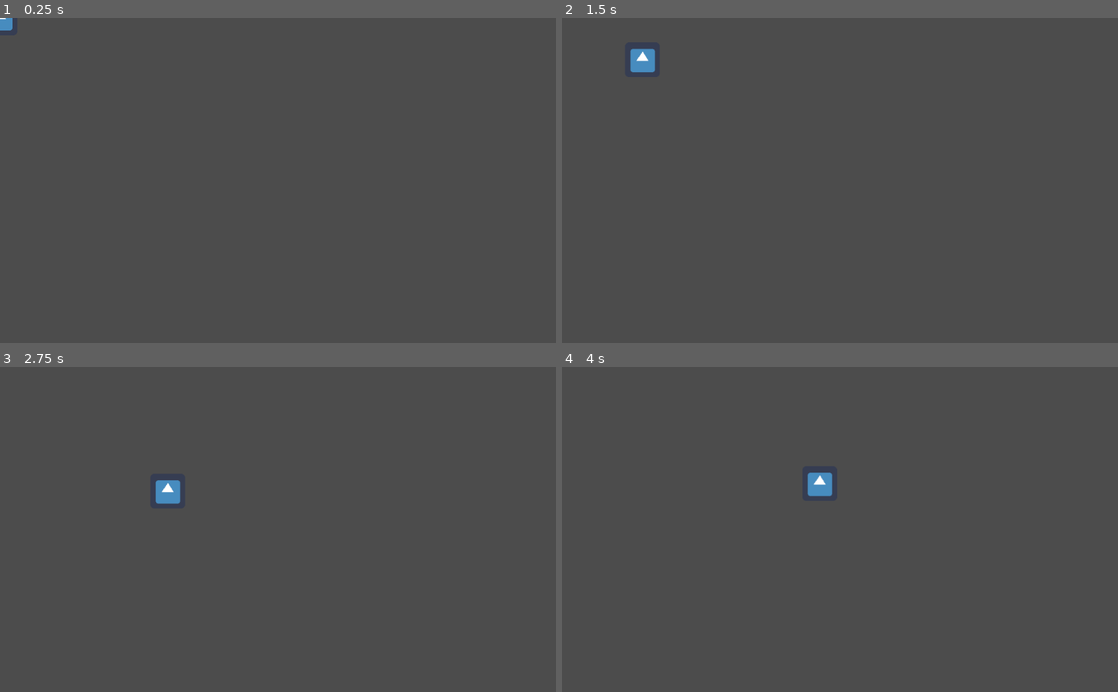
Above: before the commit, frames 1-4 (two rows, left to right).
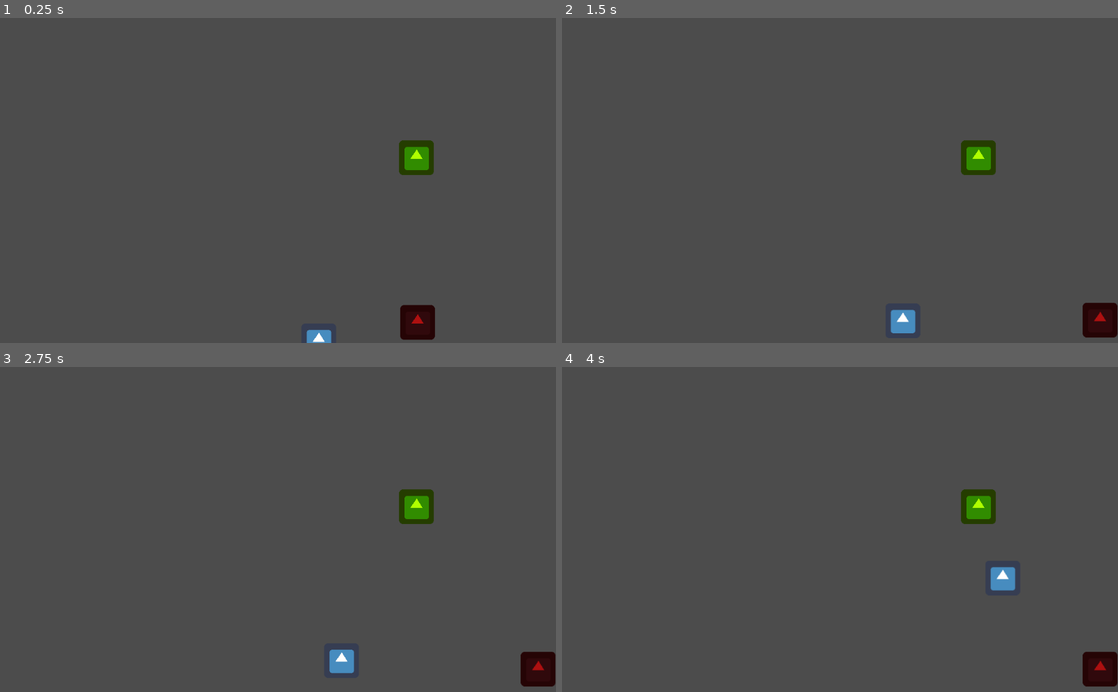
Above: after the commit, the same moments.

Repository: KoryB/ludum-dare-52
Game: Godot game, scene res://level/test_level.tscn
Same seed, same stepped clock (60 frames per second), same inputs: the game is played once before the commit and once after it. The engine's default icon, where the game draws it, is replaced by a stand-in: a white triangle on a blue panel in a dark square.
Inputs (mouse positions are in pixels of both pictures, inside the frame that each line leads up to):
- Up to frame 1 (0.25 s): no input
- Up to frame 2 (1.5 s): tap Enter at 0.5 s; move the mouse to (962, 164) at 0.52 s; hold D (player_right) 0.53-1.28 s; click (962, 164) at 0.6 s; move the mouse to (728, 196) at 1.27 s; hold S (player_down) from 1.28 s (still down); tap Space (player_dash) at 1.35 s
- Up to frame 3 (2.75 s): move the mouse to (333, 458) at 2.02 s; release S (player_down) at 2.03 s; hold D (player_right) from 2.03 s (still down); hold Right mouse button (player_shield) from 2.03 s (still down)
- Up to frame 4 (4 s): move the mouse to (812, 594) at 2.77 s; release D (player_right) at 2.78 s; release Right mouse button (player_shield) at 2.78 s; hold W (player_up) 2.78-3.53 s; click (812, 594) at 2.85 s; move the mouse to (1006, 578) at 3.52 s; hold A (player_left) from 3.53 s (still down); tap Space (player_dash) at 3.6 s

The runs differ from the first frame. In frame 1, 1.6% of the frame differs, in the area x 0-79%, y 0-100%; in frame 2, 2.0%; in frame 3, 2.0%; in frame 4, 2.0%, in the area x 44-100%, y 32-99%.

Commit message:
Added simple arena functionality

Diff:
--- a/character/base_character/base_character.tscn
+++ b/character/base_character/base_character.tscn
@@ -3,7 +3,9 @@
 [ext_resource path="res://icon.png" type="Texture" id=1]
 [ext_resource path="res://character/base_character/character.gd" type="Script" id=2]
 
-[node name="BaseCharacter" type="KinematicBody2D"]
+[node name="BaseCharacter" type="KinematicBody2D" groups=["Character"]]
+collision_layer = 0
+collision_mask = 3
 script = ExtResource( 2 )
 
 [node name="CollisionShape2D" type="CollisionShape2D" parent="."]
--- a/character/base_character/character.gd
+++ b/character/base_character/character.gd
@@ -3,6 +3,8 @@
 export var inv_mass := 0.1
 export var linear_dampening := 0.85
 export var acceleration_factor := 0.7
+
+var is_dead = false
 
 var forces := Vector2(0, 0)
 var base_velocity := Vector2(0, 0)
@@ -17,6 +19,12 @@
 
 # Called every frame. 'delta' is the elapsed time since the previous frame.
 func _physics_process(delta: float):
+    do_physics_process(delta)
+    if is_dead:
+        on_die()
+
+
+func do_physics_process(delta: float):
     update_physics(delta)
 
 
@@ -48,3 +56,11 @@
 
 func apply_impulse(impulse: Vector2):
     force_velocity += impulse * inv_mass
+
+
+func kill():
+    is_dead = true
+
+
+func on_die():
+    pass
--- /dev/null
+++ b/character/bug/bug.gd
@@ -0,0 +1,6 @@
+class_name Bug extends Character
+
+
+
+func on_die():
+    queue_free()
--- /dev/null
+++ b/character/bug/bug.tscn
@@ -0,0 +1,14 @@
+[gd_scene load_steps=4 format=2]
+
+[ext_resource path="res://character/base_character/base_character.tscn" type="PackedScene" id=1]
+[ext_resource path="res://character/bug/bug.gd" type="Script" id=2]
+
+[sub_resource type="RectangleShape2D" id=1]
+extents = Vector2( 32, 32 )
+
+[node name="Bug" instance=ExtResource( 1 )]
+collision_layer = 2
+script = ExtResource( 2 )
+
+[node name="CollisionShape2D" parent="." index="0"]
+shape = SubResource( 1 )
--- a/character/player/dashing_state.gd
+++ b/character/player/dashing_state.gd
@@ -9,7 +9,13 @@
 
 func on_enter(target):
     target.dash_timer = 0.0
+    target.set_scythe_impulse_multiplier(2.0)
+     # TODO: Do we want to dash based on target current base_velocity?
     target.target_velocity = target.dash_speed * target.get_local_mouse_position().normalized()
+
+
+func on_leave(target):
+    target.set_scythe_impulse_multiplier(1.0)
 
 
 func pre_update(target, delta: float) -> State:
--- a/character/player/idle_state.gd
+++ b/character/player/idle_state.gd
@@ -6,7 +6,7 @@
     self.dashing_state = dashing_state
 
 
-func pre_update(target, delta: float) -> State:
+func pre_update(target, _delta: float) -> State:
     var dir := Vector2(0, 0)
 
     if target.is_left:
@@ -28,4 +28,10 @@
     else:
         target.target_velocity = target.move_speed * dir.normalized()
 
+    if target.is_attack and target.can_attack():
+        target.set_scythe_position( # TODO: We may want this on the `attack` function, unsure
+            target.scythe_distance *
+            target.get_local_mouse_position().normalized())
+        target.attack()
+
     return self
--- a/character/player/player.gd
+++ b/character/player/player.gd
@@ -6,6 +6,8 @@
 export var dash_time := 0.3
 
 onready var dash_speed := dash_distance / dash_time
+onready var scythe_distance: float = $ScythePosition.position.length()
+onready var initial_scythe_position = $ScythePosition.position
 
 enum State {
     Idle,
@@ -43,13 +45,17 @@
     state_machine.add_state(idle_state)
     state_machine.add_state(dashing_state)
 
-    state_machine.set_initial_state(idle_state)
+    state_machine.set_state(idle_state)
 
 
-func _physics_process(delta: float):
+# Recall, _physics_process gets call on this object twice.
+# Once for the definition in Character, once for here
+# So we just define `do_physics_process` to only call once
+func do_physics_process(delta: float):
     handle_input()
     state_machine.pre_update(self, delta)
     state_machine.update(self, delta)
+    update_physics(delta)
     state_machine.post_update(self, delta)
 
 
@@ -65,9 +71,20 @@
     is_shield = Input.is_action_pressed("player_shield")
 
 
-func do_update(delta: float):
-    update_physics(delta)
+func can_dash() -> bool:
+    return true
 
 
-func can_dash():
-    return true
+func set_scythe_impulse_multiplier(multiplier: float):
+    $ScythePosition/Scythe1.impulse_multiplier = multiplier
+
+
+func set_scythe_position(pos: Vector2):
+    $ScythePosition.position = pos
+    $ScythePosition.rotation = initial_scythe_position.angle_to(pos)
+
+func can_attack() -> bool:
+    return $ScythePosition/Scythe1.can_attack()
+
+func attack():
+    $ScythePosition/Scythe1.attack()
--- a/character/player/player.tscn
+++ b/character/player/player.tscn
@@ -1,19 +1,23 @@
-[gd_scene load_steps=4 format=2]
+[gd_scene load_steps=5 format=2]
 
 [ext_resource path="res://character/base_character/base_character.tscn" type="PackedScene" id=1]
 [ext_resource path="res://character/player/player.gd" type="Script" id=2]
+[ext_resource path="res://weapon/scythe/scythe.tscn" type="PackedScene" id=3]
 
 [sub_resource type="RectangleShape2D" id=1]
 extents = Vector2( 32, 32 )
 
 [node name="Player" instance=ExtResource( 1 )]
+collision_layer = 1
 script = ExtResource( 2 )
-inv_mass = null
-linear_dampening = null
-move_speed = null
-dash_speed = null
-dash_time = null
-acceleration_factor = null
+move_speed = 150.0
+dash_distance = 200.0
+dash_time = 0.3
 
 [node name="CollisionShape2D" parent="." index="0"]
 shape = SubResource( 1 )
+
+[node name="ScythePosition" type="Position2D" parent="." index="2"]
+position = Vector2( 0, -42 )
+
+[node name="Scythe1" parent="ScythePosition" index="0" instance=ExtResource( 3 )]
--- a/level/test_level.tscn
+++ b/level/test_level.tscn
@@ -1,13 +1,22 @@
-[gd_scene load_steps=2 format=2]
+[gd_scene load_steps=4 format=2]
 
 [ext_resource path="res://character/player/player.tscn" type="PackedScene" id=1]
+[ext_resource path="res://character/bug/bug.tscn" type="PackedScene" id=2]
+[ext_resource path="res://world/arena/arena.tscn" type="PackedScene" id=3]
 
 [node name="TestLevel" type="Node2D"]
 
+[node name="Arena" parent="." instance=ExtResource( 3 )]
+
 [node name="Player" parent="." instance=ExtResource( 1 )]
-inv_mass = 0.1
-linear_dampening = 0.85
-acceleration_factor = 0.7
-move_speed = 150.0
-dash_distance = 200.0
-dash_time = 0.3
+position = Vector2( 587, 596 )
+collision_layer = 1
+collision_mask = 1
+
+[node name="Bug" parent="." instance=ExtResource( 2 )]
+modulate = Color( 0.678431, 0.0627451, 0.0627451, 1 )
+position = Vector2( 769, 562 )
+
+[node name="Bug2" parent="." instance=ExtResource( 2 )]
+modulate = Color( 0.686275, 1, 0, 1 )
+position = Vector2( 767, 258 )
--- a/project.godot
+++ b/project.godot
@@ -9,6 +9,16 @@
 config_version=4
 
 _global_script_classes=[ {
+"base": "Area2D",
+"class": "Arena",
+"language": "GDScript",
+"path": "res://world/arena/arena.gd"
+}, {
+"base": "Character",
+"class": "Bug",
+"language": "GDScript",
+"path": "res://character/bug/bug.gd"
+}, {
 "base": "KinematicBody2D",
 "class": "Character",
 "language": "GDScript",
@@ -40,6 +50,8 @@
 "path": "res://script/state_machine.gd"
 } ]
 _global_script_class_icons={
+"Arena": "",
+"Bug": "",
 "Character": "",
 "Player": "",
 "PlayerDashingState": "",
--- a/script/state.gd
+++ b/script/state.gd
@@ -1,17 +1,17 @@
 class_name State
 
 
-func on_enter(target):
+func on_enter(_target):
     pass
 
-func on_leave(target):
+func on_leave(_target):
     pass
 
-func pre_update(target, delta: float) -> State:
+func pre_update(_target, _delta: float) -> State:
     return self
 
-func update(target, delta: float) -> State:
+func update(_target, _delta: float) -> State:
     return self
 
-func post_update(target, delta: float) -> State:
+func post_update(_target, _delta: float) -> State:
     return self
--- a/script/state_machine.gd
+++ b/script/state_machine.gd
@@ -1,42 +1,43 @@
 class_name StateMachine
 
 
-var current_state: State
+var state: State
 var states := []
 
 
 func add_state(state: State):
     states.append(state)
 
-    if current_state == null:
-        current_state = state
+    if state == null:
+        state = state
 
 
-func set_initial_state(state: State):
-    current_state = state
+func set_state(new_state: State):
+    state = new_state
 
 
 func pre_update(target, delta: float):
-    var new_state = current_state.pre_update(target, delta)
+    var new_state = state.pre_update(target, delta)
 
-    handle_new_state(target, new_state)
+    enter_state(target, new_state)
 
 
 func update(target, delta: float):
-    var new_state = current_state.update(target, delta)
+    var new_state = state.update(target, delta)
 
-    handle_new_state(target, new_state)
+    enter_state(target, new_state)
 
 
 func post_update(target, delta: float):
-    var new_state = current_state.post_update(target, delta)
+    var new_state = state.post_update(target, delta)
 
-    handle_new_state(target, new_state)
+    enter_state(target, new_state)
 
 
-func handle_new_state(target, new_state: State):
-    if new_state != current_state:
-        current_state.on_leave(target)
+func enter_state(target, new_state: State):
+    if new_state != state:
+        if state != null:
+            state.on_leave(target)
+
         new_state.on_enter(target)
-
-        current_state = new_state
+        set_state(new_state)
--- /dev/null
+++ b/weapon/scythe/scythe.gd
@@ -0,0 +1,55 @@
+extends Node2D
+
+
+export var impulse_power := 10000.0
+export var impulse_multiplier := 1.0
+export var sweetspot_multiplier := 2.0
+
+export var is_active := false
+export var is_interruptable := false
+
+
+var processed_bodies := []
+
+
+func _ready():
+    visible = false
+
+
+func _physics_process(_delta: float):
+    if is_active:
+        var normal_bodies = $Anchor/Blade.get_overlapping_bodies()
+        var sweetspot_bodies = $Anchor/SweetspotBlade.get_overlapping_bodies()
+
+        for body in normal_bodies:
+            try_hit_body(body, false)
+
+        for body in sweetspot_bodies:
+            try_hit_body(body, true)
+
+
+func attack():
+    processed_bodies = []
+    $Anchor/AnimationPlayer.stop()
+    $Anchor/AnimationPlayer.play("Attack")
+
+
+func can_attack():
+    return is_interruptable or !$Anchor/AnimationPlayer.is_playing()
+
+
+func try_hit_body(body, is_sweetspot):
+    if not processed_bodies.has(body):
+        if is_sweetspot:
+            print("Sweetspot!")
+
+        body.apply_impulse(get_attack_power(is_sweetspot) * get_hit_direction(body))
+        processed_bodies.append(body)
+
+
+func get_hit_direction(body) -> Vector2:
+    return (body.global_position - $Anchor.global_position).normalized()
+
+
+func get_attack_power(is_sweetspot: bool) -> float:
+    return impulse_power * impulse_multiplier * (sweetspot_multiplier if is_sweetspot else 1.0)
--- /dev/null
+++ b/weapon/scythe/scythe.tscn
@@ -0,0 +1,125 @@
+[gd_scene load_steps=6 format=2]
+
+[ext_resource path="res://weapon/scythe/scythe.gd" type="Script" id=1]
+
+[sub_resource type="RectangleShape2D" id=4]
+extents = Vector2( 9.96698, 32 )
+
+[sub_resource type="RectangleShape2D" id=1]
+extents = Vector2( 46, 4 )
+
+[sub_resource type="RectangleShape2D" id=2]
+extents = Vector2( 1, 16.25 )
+
+[sub_resource type="Animation" id=3]
+resource_name = "Attack"
+length = 0.664
+step = 0.0166667
+tracks/0/type = "value"
+tracks/0/path = NodePath(".:visible")
+tracks/0/interp = 1
+tracks/0/loop_wrap = true
+tracks/0/imported = false
+tracks/0/enabled = true
+tracks/0/keys = {
+"times": PoolRealArray( 0, 0.65 ),
+"transitions": PoolRealArray( 1, 1 ),
+"update": 1,
+"values": [ true, false ]
+}
+tracks/1/type = "value"
+tracks/1/path = NodePath(".:is_active")
+tracks/1/interp = 1
+tracks/1/loop_wrap = true
+tracks/1/imported = false
+tracks/1/enabled = true
+tracks/1/keys = {
+"times": PoolRealArray( 0, 0.166667, 0.383333 ),
+"transitions": PoolRealArray( 1, 1, 1 ),
+"update": 1,
+"values": [ false, true, false ]
+}
+tracks/2/type = "value"
+tracks/2/path = NodePath(".:is_interruptable")
+tracks/2/interp = 1
+tracks/2/loop_wrap = true
+tracks/2/imported = false
+tracks/2/enabled = true
+tracks/2/keys = {
+"times": PoolRealArray( 0, 0.366667 ),
+"transitions": PoolRealArray( 1, 1 ),
+"update": 1,
+"values": [ false, true ]
+}
+tracks/3/type = "value"
+tracks/3/path = NodePath("Anchor:position")
+tracks/3/interp = 1
+tracks/3/loop_wrap = true
+tracks/3/imported = false
+tracks/3/enabled = true
+tracks/3/keys = {
+"times": PoolRealArray( 0, 0.0666667, 0.366667, 0.416667 ),
+"transitions": PoolRealArray( 0.5761, 2.541, 1.73, 1 ),
+"update": 0,
+"values": [ Vector2( 0, 0 ), Vector2( 20, 0 ), Vector2( -14, 0 ), Vector2( 0, 0 ) ]
+}
+tracks/4/type = "value"
+tracks/4/path = NodePath("Anchor:rotation_degrees")
+tracks/4/interp = 1
+tracks/4/loop_wrap = true
+tracks/4/imported = false
+tracks/4/enabled = true
+tracks/4/keys = {
+"times": PoolRealArray( 0, 0.0666667, 0.366667 ),
+"transitions": PoolRealArray( 0.5761, 2.541, 1 ),
+"update": 0,
+"values": [ 0.0, 13.6, -180.0 ]
+}
+tracks/5/type = "value"
+tracks/5/path = NodePath("Anchor/Handle:monitoring")
+tracks/5/interp = 1
+tracks/5/loop_wrap = true
+tracks/5/imported = false
+tracks/5/enabled = true
+tracks/5/keys = {
+"times": PoolRealArray( 0, 0.233333, 0.333333 ),
+"transitions": PoolRealArray( 1, 1, 1 ),
+"update": 1,
+"values": [ false, true, false ]
+}
+
+[node name="Scythe1" type="Node2D"]
+script = ExtResource( 1 )
+
+[node name="Anchor" type="Position2D" parent="."]
+
+[node name="SweetspotBlade" type="Area2D" parent="Anchor"]
+modulate = Color( 1, 1, 0, 1 )
+position = Vector2( -0.132073, 0.157819 )
+collision_layer = 2
+collision_mask = 4
+
+[node name="CollisionShape2D" type="CollisionShape2D" parent="Anchor/SweetspotBlade"]
+position = Vector2( 92.0991, -36.1578 )
+shape = SubResource( 4 )
+
+[node name="Handle" type="Area2D" parent="Anchor"]
+collision_layer = 2
+collision_mask = 4
+monitoring = false
+
+[node name="CollisionShape2D" type="CollisionShape2D" parent="Anchor/Handle"]
+position = Vector2( 46, 0 )
+shape = SubResource( 1 )
+
+[node name="Blade" type="Area2D" parent="Anchor"]
+collision_layer = 4
+collision_mask = 2
+
+[node name="CollisionShape2D" type="CollisionShape2D" parent="Anchor/Blade"]
+position = Vector2( 52, -19.75 )
+shape = SubResource( 2 )
+
+[node name="AnimationPlayer" type="AnimationPlayer" parent="Anchor"]
+root_node = NodePath("../..")
+anims/Attack = SubResource( 3 )
--- /dev/null
+++ b/world/arena/arena.gd
@@ -0,0 +1,17 @@
+class_name Arena extends Area2D
+
+
+var is_first_frame := true
+
+
+func _physics_process(delta: float):
+    # I'm guessing the collision system hasn't had a chance to calculate overlaps on the first frame
+    if is_first_frame:
+        is_first_frame = false
+        return
+
+    var characters = get_tree().get_nodes_in_group("Character")
+
+    for character in characters:
+        if not overlaps_body(character):
+            character.kill()
--- /dev/null
+++ b/world/arena/arena.tscn
@@ -0,0 +1,16 @@
+[gd_scene load_steps=3 format=2]
+
+[ext_resource path="res://world/arena/arena.gd" type="Script" id=1]
+
+[sub_resource type="CircleShape2D" id=1]
+radius = 800.0
+
+[node name="Arena" type="Area2D"]
+position = Vector2( 800, 800 )
+collision_layer = 8
+collision_mask = 3
+script = ExtResource( 1 )
+
+[node name="CollisionShape2D" type="CollisionShape2D" parent="."]
+self_modulate = Color( 0, 0, 0, 1 )
+shape = SubResource( 1 )
